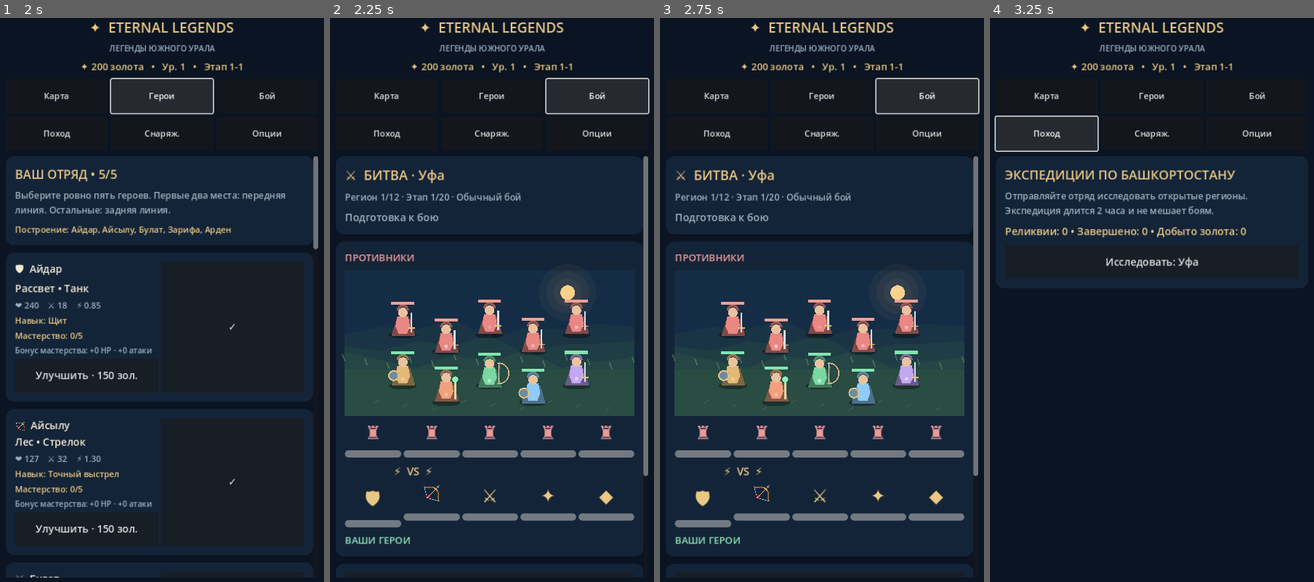
Above: before the commit, frames 1-4 (left to right).
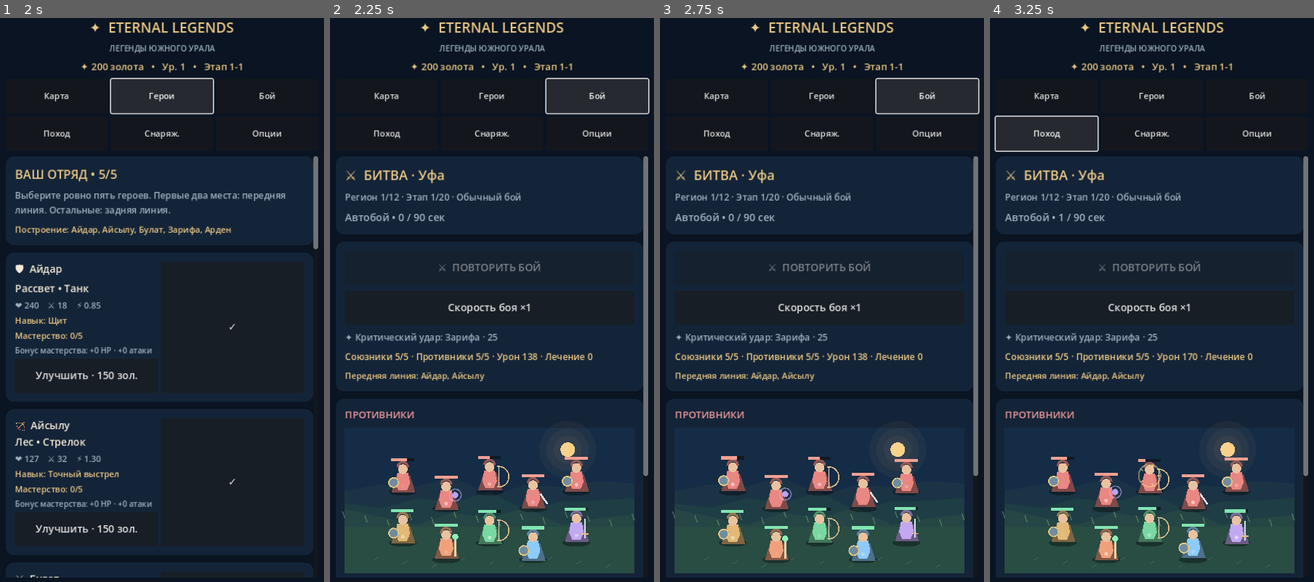
Above: after the commit, the same moments.

Repository: maillunex-lang/5x5
Game: Godot game, scene res://scenes/main.tscn
Same seed, same stepped clock (60 frames per second), same inputs: the game is played once before the commit and once after it.
Inputs:
- Up to frame 1 (2 s): click "Карта" at 0.5 s; click "Герои" at 1.25 s
- Up to frame 2 (2.25 s): click "Бой" at 2 s
- Up to frame 3 (2.75 s): no input
- Up to frame 4 (3.25 s): click "Поход" at 2.75 s

Frame 1 is identical in both runs. In frame 2, 33% of the frame differs, in the area x 3-95%, y 34-99%; in frame 3, 33%; in frame 4, 29%.

Commit message:
fix: automatically start battle and show controls above arena

Diff:
--- a/scripts/main.gd
+++ b/scripts/main.gd
@@ -289,7 +289,10 @@
  match destination:
   "map": _show_map()
   "heroes": _show_heroes()
-  "battle": _show_battle()
+  "battle":
+   _show_battle()
+   if not active and party.size() == 5:
+    _start_battle()
   "quests": _show_quests()
   "settings": _show_settings()
   "expeditions": _show_expeditions()
@@ -524,6 +527,22 @@
  if stage == 20:
   _label(p,"⚠ Босс: усиленный удар при накоплении энергии. На 50% HP включает щит и ускоряется. Защитники впереди!",14,Color("#f5c391"))
  battle_status = _label(p,"Подготовка к бою",19 if accessibility_large_text else 17,MUTED)
+ var actions := _panel()
+ battle_button = _button("⚔  ПОВТОРИТЬ БОЙ")
+ battle_button.pressed.connect(_start_battle)
+ actions.add_child(battle_button)
+ var speed_btn := _button("Скорость боя ×%d" % int(combat_speed))
+ speed_btn.pressed.connect(_toggle_speed.bind(speed_btn))
+ actions.add_child(speed_btn)
+ log_label = _label(actions,"Соберите пять героев и начните автоматическое сражение.",17 if accessibility_large_text else 15,MUTED)
+ battle_summary = _label(actions,"Союзники 5/5 · Противники 5/5",17 if accessibility_large_text else 15,GOLD)
+ if party.size() >= 2:
+  _label(actions,"Передняя линия: %s, %s" % [HEROES[party[0]].name,HEROES[party[1]].name],14,GOLD)
+ if last_battle_result != "":
+  _label(actions,last_battle_result,14,GOLD)
+ if active:
+  battle_button.disabled = true
+
  var field := _panel()
  _label(field,"ПРОТИВНИКИ",16,Color("#ed9a9a"))
  arena = Control.new()
@@ -560,21 +579,6 @@
   if side == 1:
    _label(field,"                 ⚡  VS  ⚡",18,GOLD)
  _label(field,"ВАШИ ГЕРОИ",16,Color("#8de4b9"))
- var actions := _panel()
- battle_button = _button("⚔  В БОЙ!")
- battle_button.pressed.connect(_start_battle)
- actions.add_child(battle_button)
- var speed_btn := _button("Скорость боя ×%d" % int(combat_speed))
- speed_btn.pressed.connect(_toggle_speed.bind(speed_btn))
- actions.add_child(speed_btn)
- log_label = _label(actions,"Соберите пять героев и начните автоматическое сражение.",17 if accessibility_large_text else 15,MUTED)
- battle_summary = _label(actions,"Союзники 5/5 · Противники 5/5",17 if accessibility_large_text else 15,GOLD)
- if party.size() >= 2:
-  _label(actions,"Передняя линия: %s, %s" % [HEROES[party[0]].name,HEROES[party[1]].name],14,GOLD)
- if last_battle_result != "":
-  _label(actions,last_battle_result,14,GOLD)
- if active:
-  battle_button.disabled = true
 
 func _toggle_speed(button: Button) -> void:
  combat_speed = 2.0 if combat_speed == 1.0 else 4.0 if combat_speed == 2.0 else 1.0
@@ -626,6 +630,8 @@
   var enemy_type := i if i < 2 else 2 + ((i - 2 + stage + chapter) % 3)
   units.append({"side":1,"slot":i,"name":str(REGIONS[chapter-1].boss) if is_boss else enemy_names[enemy_type],"hp":hp," …(272 unchanged characters)…
  battle_button.disabled = true
+ if battle_status != null:
+  battle_status.text = "Автобой начался • 0 / 90 сек"
  log_label.text = "Герои вступили в бой. Навыки срабатывают автоматически."
 
 func _process(delta: float) -> void:
